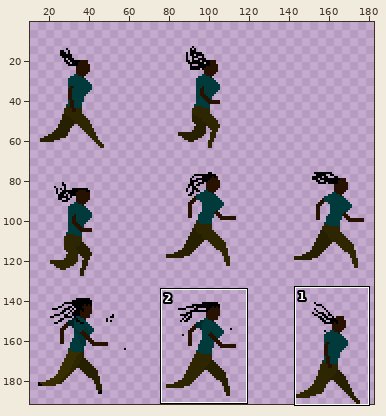
One commit to this sprite sheet: gdx-game-android/assets/runninggwip.png. The first picture is a wide view before the edit; the outline marks the close-up.
Close-up. Earlier state:
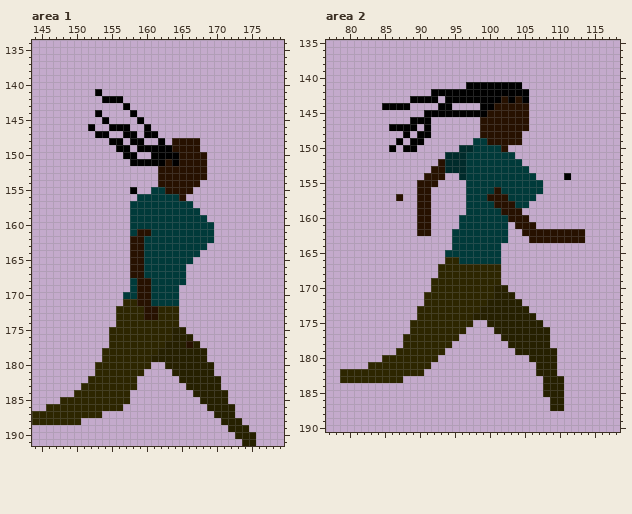
The file is 192x192 pixels. Colours within 5 levels of each other are drawn and written as one. Shown: area 1: x 144..179, y 134..191; area 2: x 77..118, y 135..190. The wide view leaves out empty margins. The commit also changed other parts of the picture, which this record leaves out.
Once edited:
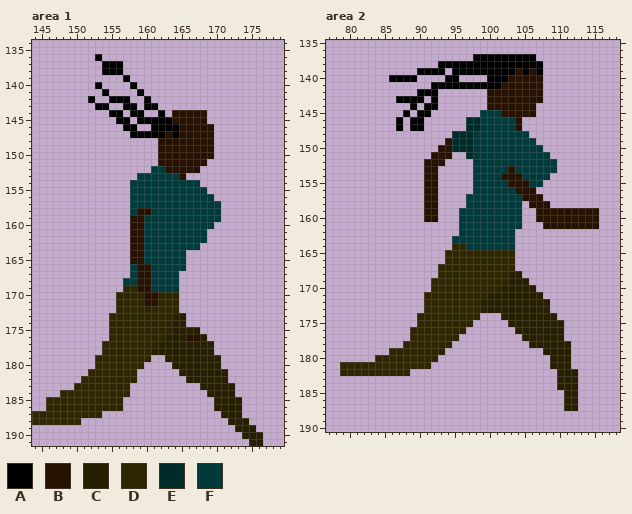
Palette (. is transparent): A #000000  B #271100  C #262000  D #2d2600  E #002b2b  F #003a3a
Diff:
Changed rows in their new state; - is an unchanged pixel.
Area 1:
first column x 146:
136 -------A-----------------------
137 --------AAA--------------------
138 --------AAA--------------------
139 -----------A-------------------
140 -------A----A------------------
141 -------.A----A-----------------
142 ------A-.--A--A----------------
143 -------AA---A-AA---------------
144 -------.-AA--A--A-BBBBB--------
145 --------.-AA--AAAABBBBB--------
146 ------.--..-A-.AAAABBBBB-------
147 -------..--.-A--ABABBBBB-------
148 ---------..-..--BB----BB-------
149 ----------..-...BB----BB-------
150 -----------..--.BBB----B-------
151 ------------....B-B------------
152 ---------------FF-----.--------
153 -------------FFFFFF-...--------
154 ------------FFFFFFFFFF---------
155 ------------FFF--FFFFFF--------
156 ------------F------FFFFF-------
157 ---------------------FFFF------
158 -------------BB-------FFF------
159 ------------BB---------FF------
160 ------------BB-----------------
161 ------------B-F--------.-------
162 -----------------------.-------
163 ----------------------.--------
164 --------------------..---------
165 --------------------.----------
166 ------------F-B----------------
167 ------------F-B----.-----------
168 -----------F-------.-----------
169 -----------DD------------------
170 ----------DDDD-BDDD------------
171 ----------D--D-BDDD------------
172 --------------DD---------------
173 ---------D----DD--CC-----------
174 ---------D--------CC-----------
175 --------------------CC---------
176 -----------------C--BBC--------
177 --------D-------C---C-CC-------
178 ---------------C-------C-------
179 -------D-------..------CC------
180 --------------.--.------C------
181 ------D------.----.-----CC-----
182 -----D-------------.-----C-----
183 ----D-------.-------..---CC----
184 --DD-----------------..---C----
185 DD---------.----------..--CC---
186 -----------------------.---C---
187 ------------------------.--C---
188 -------------------------.--C--
189 --------------------------.--C-
190 ---------------------------.--C
191 ----------------------------.-C
Area 2:
first column x 79:
137 -------------------AAAAAAAAA---------
138 --------------AAAAAAAAAAAAAAA--------
139 -----------AAAA-AAAAAAAAABABA--------
140 -------AAAA----AA----AAABBBBB--------
141 -------------AAAAA-----BBBBBB--------
142 -----------AA-.......BBBBBBBB--------
143 --------AA--.--......BB-B-BBB--------
144 ------....A-AA..----.B-----B---------
145 ---------A-A-.......FFF----B---------
146 --------A---.-----EEFFFFF-.----------
147 -------.-.-A.-----EEFFFFF-.----------
148 ---------.-..---EEEFFFFFFFF----------
149 --------.-..---BEEE--FFFFFFF---------
150 -------.-..---BBE------FFFFFF--------
151 -------------BBB..E------FFFFF-------
152 ------------BB-....-------FFFFF------
153 ------------B-.....-----B--FFFF------
154 --------------.--..----BBB--FF--.----
155 -----------.------.-----BBB----------
156 -----------.-B----.---F--BBB.--------
157 --------.--.-B-------FFF--BBB--------
158 -----------.-B--------FFF-.BBB-------
159 -----------.-B---F-----FFF--BBBBBBBBB
160 -----------.-B----------FF.-BBBBBBBBB
161 -----------..-----------FF..-BBBBBBBB
162 -----------..---.-------F-.........--
163 ------------------------F--........--
164 ----------------DD-----FF------------
165 ---------------DDDDDDDDDD------------
166 -----------------DDDDDDDD------------
167 -----------------------DD------------
168 -----------------------DCC-----------
169 -----------------------DCCC----------
170 ----------------------D-CCCC---------
171 ---------------------C---CCCC--------
172 --------------------C-----CCCC-------
173 -----------.---------------CCC-------
174 -------------------D...-----CCC------
175 ----------.----------...-----CCC-----
176 ----------------------...-----CC-----
177 ---------.-------------...----CC-----
178 ------------------------...---CCC----
179 -------D-----------------....--CC----
180 -----D---------------------...-CC----
181 DDDD------------------------..-CC----
182 ----------..----------------...CCC---
183 .........--------------------..-CC---
184 -----------------------------..-CC---
185 -----------------------------...CC---
186 ------------------------------..CC---
187 ------------------------------..CC---
Where, in picture pixels (left, top, right, bottom), the same in both close-ups:
changed: (46, 54, 263, 446)
changed: (340, 54, 599, 411)
